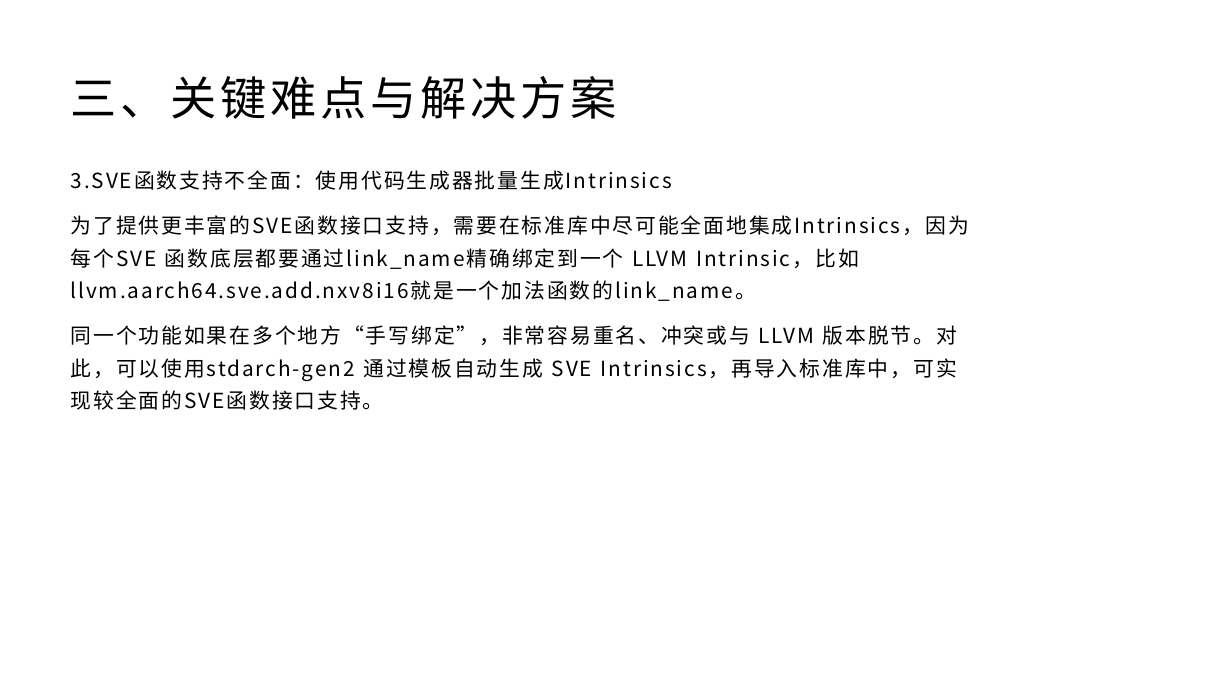
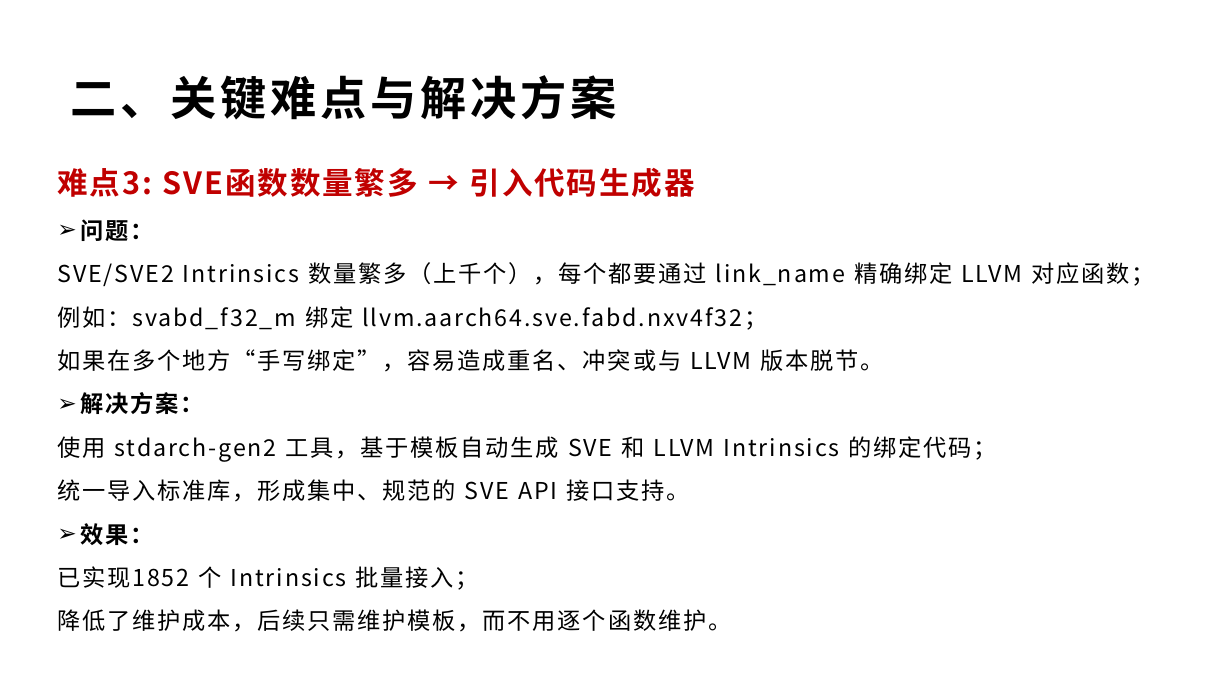
Before and after one commit to GWTINYC/rust, a slide deck: slide 9 of Rust Report.pptx. Drawn at 1232x693 pixels with LibreOffice and Linux fonts; fonts in the diff are those of the drawing. Boxes give left, top, right and bottom in pixels: in the first picture for what was removed or moved away, otherwise in the second. Text is boxed around its words. In the diff, an @@ line names an element or a change of style, - is before the commit and + after.

```diff
--- a/Rust Report.pptx
+++ b/Rust Report.pptx
@@ title at <box>71,75,617,120</box>: text changed; bold on @@
-三、关键难点与解决方案
+二、关键难点与解决方案
@@ text at <box>57,168,1154,632</box>: text changed; size 16.2 to 18.1 pt @@
-3.SVE函数支持不全面：使用代码生成器批量生成Intrinsics
-为了提供更丰富的SVE函数接口支持，需要在标准库中尽可能全面地集成Intrinsics，因为每个SVE 函数底层都要通过link_name精确绑定到一个 LLVM Intrinsic，比如llvm.aarch64.sve.add.nxv8i16就是一个加法函数的link_name。
-同一个功能如果在多个地方“手写绑定”，非常容易重名、冲突或与 LLVM 版本脱节。对此，可以使用stdarch-gen2 通过模板自动生成 SVE Intrinsics，再导入标准库中，可实现较全面的SVE函数接口支持。
+难点3: SVE函数数量繁多 → 引入代码生成器
+➢ 问题：
+SVE/SVE2 Intrinsics 数量繁多（上千个），每个都要通过 link_name 精确绑定 LLVM 对应函数；
+例如：svabd_f32_m 绑定 llvm.aarch64.sve.fabd.nxv4f32；
+如果在多个地方“手写绑定”，容易造成重名、冲突或与 LLVM 版本脱节。
+➢ 解决方案：
+使用 stdarch-gen2 工具，基于模板自动生成 SVE 和 LLVM Intrinsics 的绑定代码；
+统一导入标准库，形成集中、规范的 SVE API 接口支持。
+➢ 效果：
+已实现1852 个 Intrinsics 批量接入；
+降低了维护成本，后续只需维护模板，而不用逐个函数维护。
```
Also in this commit, not shown: 7 other slides changed, 3 slides added, 2 slides removed.
